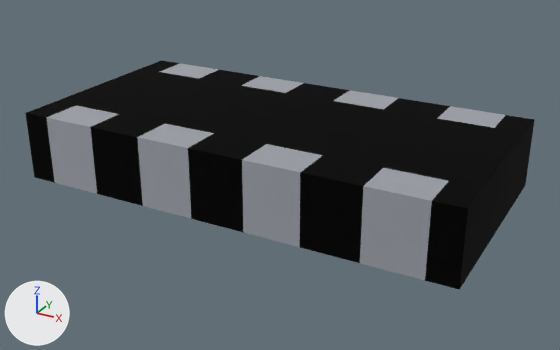
The glTF model parts/resistor-array-4x0603/resistor-array-4x0603.glb as it was, and as the next commit left it.
Rendered twice from a 50 mm camera at (0.00251, -0.00452, 0.00231) aimed at (0.00005, -0.00005, 0.00008). Arrows for +X, +Y and +Z are at lower left; the lights stay in place. The first picture is the older version. Where no turn or scale is listed for an object, it has been applied to the vertices.
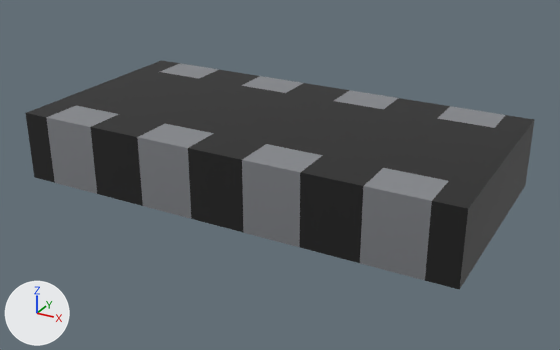
Location of each change, (x1, y1, x2, y2) in pixels of the pictures (560 x 350 px):
'Mesh_0', surface changed (lighter)
    both: (26, 60, 534, 290)
'Mesh_1', surface changed
    both: (46, 63, 505, 280)

The edits, one by one:
In material 'mat_0' (mat_mat_0), metallic goes from 1.0 to 0.0.
In material 'mat_0' (mat_mat_0), roughness goes from 1.0 to 0.52.
In material 'mat_1' (mat_mat_1), roughness goes from 1.0 to 0.36.
